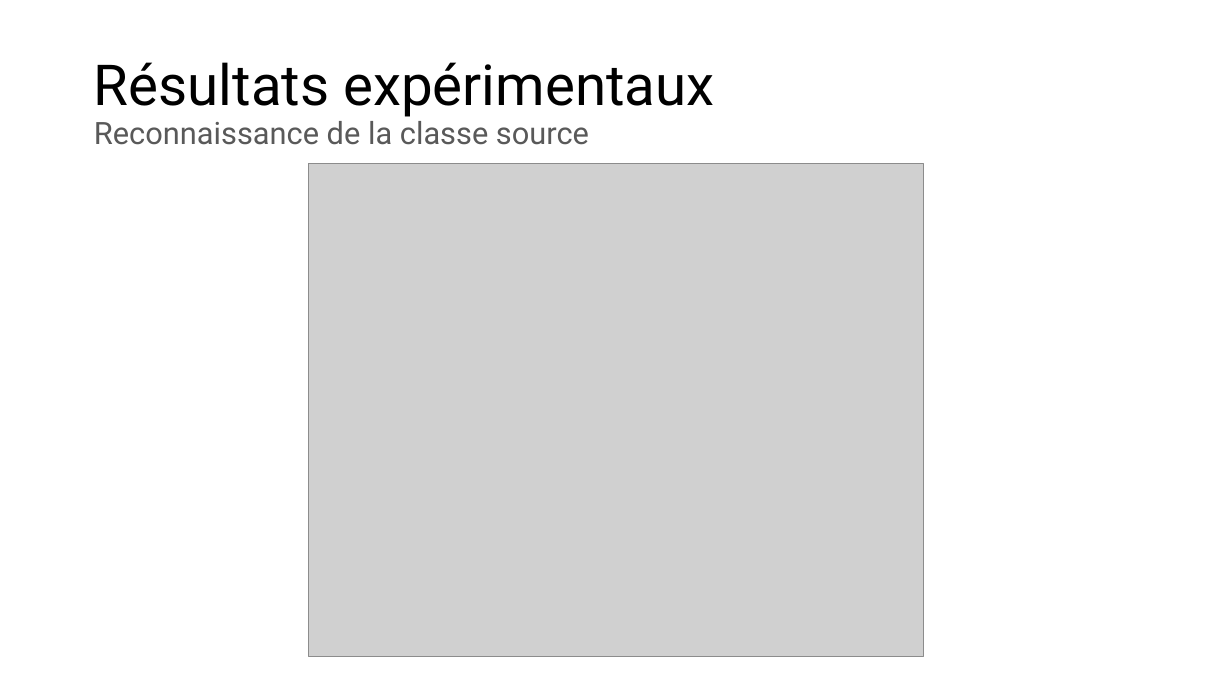
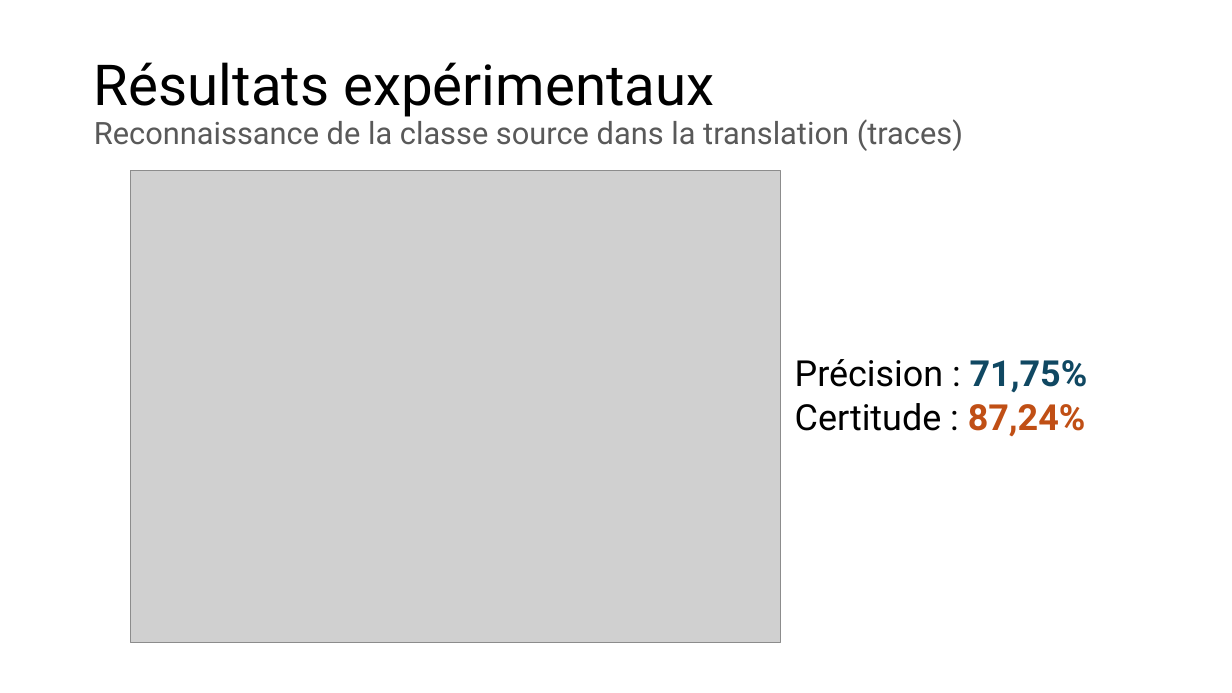
Before and after one commit to owilo/Stage, a slide deck: slide 28 of Documents/Slides/Obscuration de contenu numérique dans une image.pptx (slide 27 before the commit). Drawn at 1232x693 pixels with LibreOffice and Linux fonts; fonts in the diff are those of the drawing; grey boxes stand for pictures. Boxes give left, top, right and bottom in pixels: in the first picture for what was removed or moved away, otherwise in the second. Text is boxed around its words. In the diff, an @@ line names an element or a change of style, - is before the commit and + after.

```diff
--- a/Documents/Slides/Obscuration de contenu numérique dans une image.pptx
+++ b/Documents/Slides/Obscuration de contenu numérique dans une image.pptx
@@ title at (x1=94, y1=62, x2=963, y2=151): text changed @@
-Résultats expérimentaux
-Reconnaissance de la classe source
+Résultats expérimentaux
+Reconnaissance de la classe source dans la translation (traces)
@@ picture resized from (x1=309, y1=164, x2=924, y2=656) to (x1=130, y1=171, x2=781, y2=642) @@
@@ text added at (x1=795, y1=359, x2=1088, y2=436), 28 pt, text #000000 @@
+Précision : 71,75%
+Certitude : 87,24%
```
Also in this commit, not shown: 19 other slides changed, 3 slides added, 1 slide removed.
